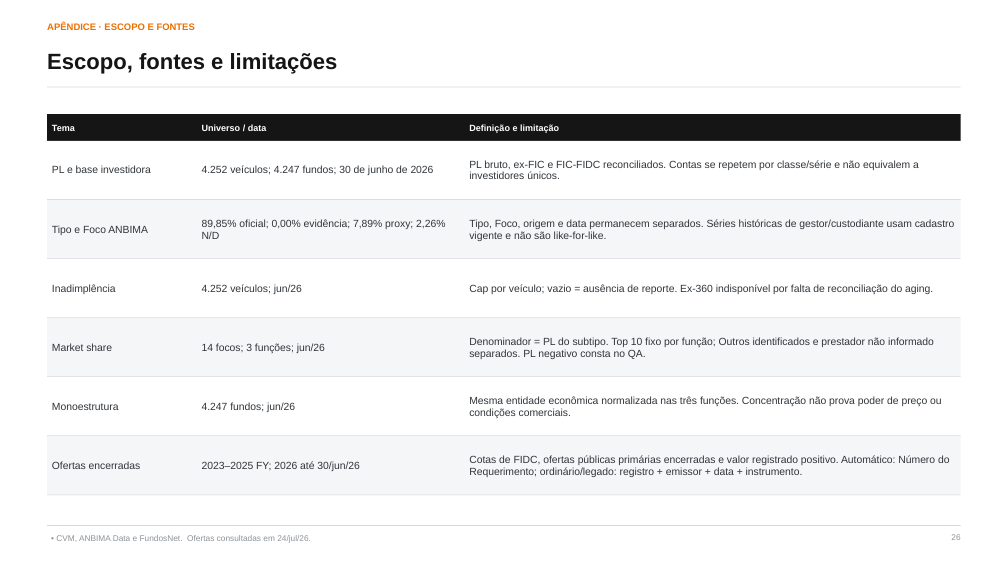
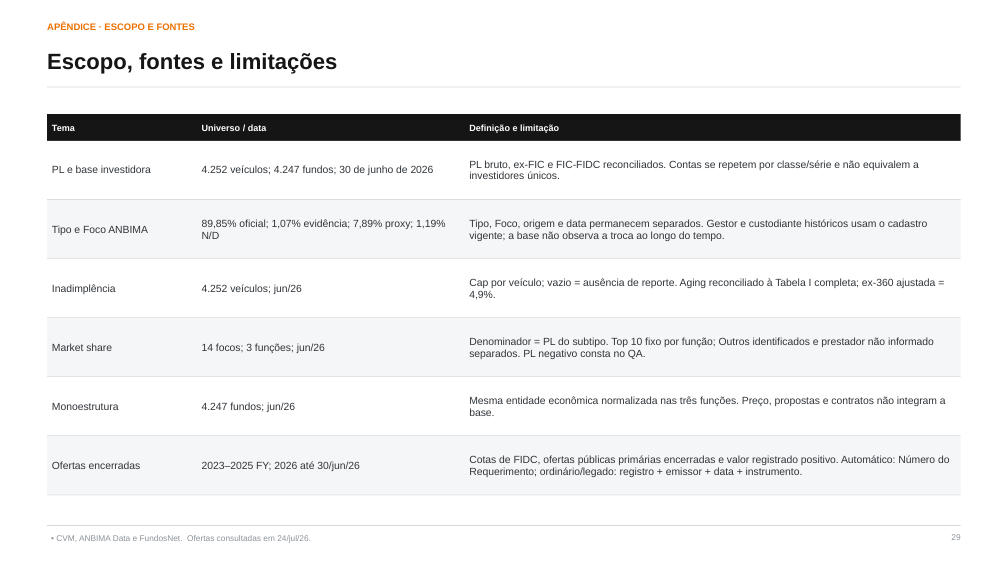
Before and after one commit to abalroar/fidc, a slide deck: slide 29 of data/industry_study/generated_revision/industry_executive_revised.pptx (slide 26 before the commit). Drawn at 1008x567 pixels with LibreOffice and Linux fonts; fonts in the diff are those of the drawing. Boxes give left, top, right and bottom in pixels: in the first picture for what was removed or moved away, otherwise in the second. Text is boxed around its words. In the diff, an @@ line names an element or a change of style, - is before the commit and + after.

```diff
--- a/data/industry_study/generated_revision/industry_executive_revised.pptx
+++ b/data/industry_study/generated_revision/industry_executive_revised.pptx
@@ text at bbox=[202, 219, 445, 239]: text changed @@
-89,85% oficial; 0,00% evidência; 7,89% proxy; 2,26% N/D
+89,85% oficial; 1,07% evidência; 7,89% proxy; 1,19% N/D
@@ text at bbox=[469, 219, 928, 241]: text changed @@
-Tipo, Foco, origem e data permanecem separados. Séries históricas de gestor/custodiante usam cadastro vigente e não são like-for-like.
+Tipo, Foco, origem e data permanecem separados. Gestor e custodiante históricos usam o cadastro vigente; a base não observa a troca ao longo do tempo.
@@ text at bbox=[469, 278, 935, 299]: text changed @@
-Cap por veículo; vazio = ausência de reporte. Ex-360 indisponível por falta de reconciliação do aging.
+Cap por veículo; vazio = ausência de reporte. Aging reconciliado à Tabela I completa; ex-360 ajustada = 4,9%.
@@ text at bbox=[469, 396, 946, 416]: text changed @@
-Mesma entidade econômica normalizada nas três funções. Concentração não prova poder de preço ou condições comerciais.
+Mesma entidade econômica normalizada nas três funções. Preço, propostas e contratos não integram a base.
```
Also in this commit, not shown: 41 other slides changed, 36 other files.
